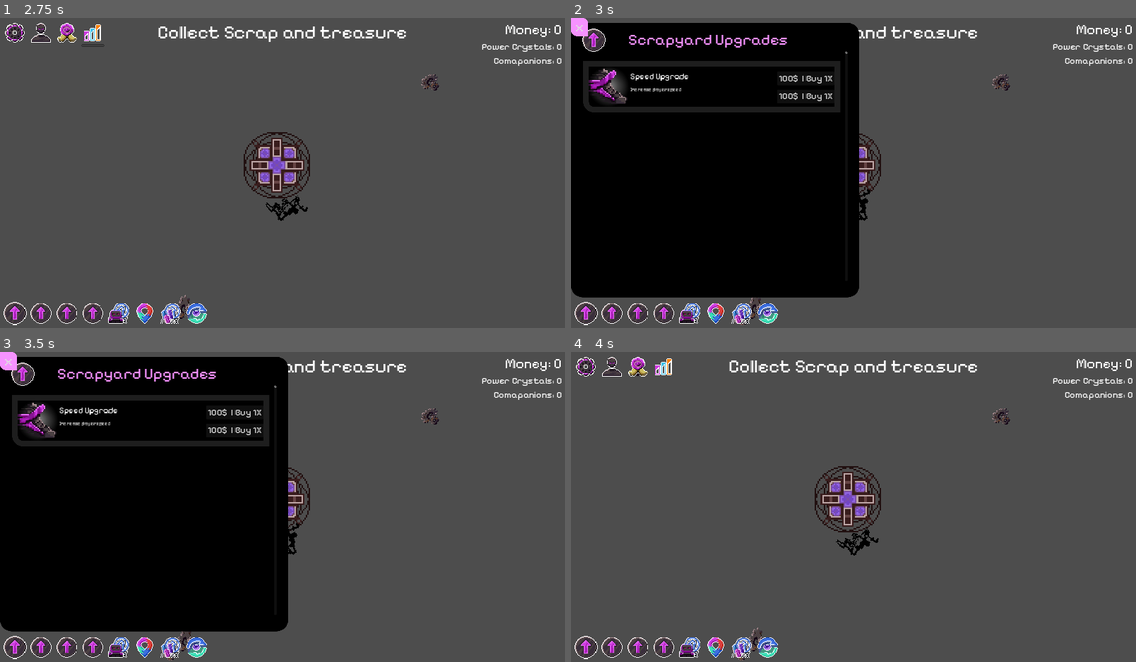
Above: before the commit, frames 1-4 (two rows, left to right).
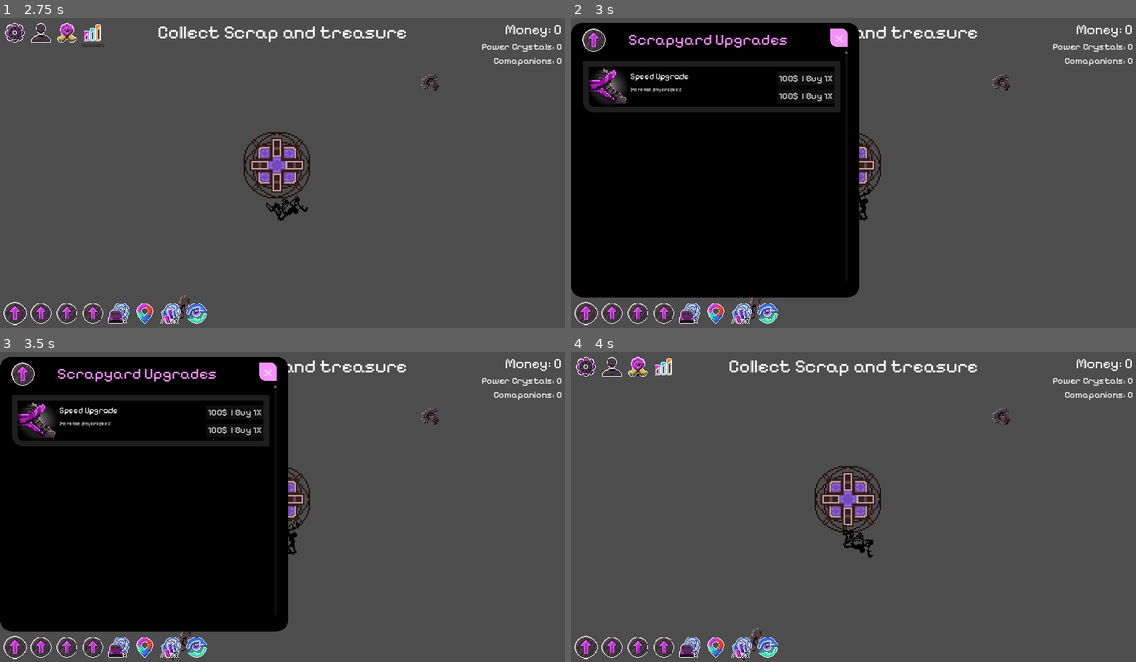
Above: after the commit, the same moments.

Repository: NathanHeaton/Robo-revolution
Game: Godot game, scene res://main.tscn
The game is run twice, just before and just after one commit, with the same random seed, the same clock (stepped at 60 frames per second) and the same inputs.
Inputs (mouse positions are in pixels of both pictures, inside the frame that each line leads up to):
- Up to frame 1 (2.75 s): click (39, 33) at 0.5 s; click (67, 33) at 1.25 s; click (90, 33) at 2 s
- Up to frame 2 (3 s): click (587, 312) at 2.75 s
- Up to frame 3 (3.5 s): no input
- Up to frame 4 (4 s): click "x" at 3.5 s

Frame 1 is identical in both runs. In frame 2, 0.3% of the frame differs, in the area x 0-49%, y 0-10%; in frame 3, 0.3%; in frame 4, 0.2%.

Commit message:
fixed X button bug

Diff:
--- a/robo-revolution/hud.tscn
+++ b/robo-revolution/hud.tscn
@@ -66,22 +66,22 @@
 atlas = ExtResource("3_80ti6")
 region = Rect2(0, 0, 32, 32)
 
+[sub_resource type="StyleBoxFlat" id="StyleBoxFlat_m04em"]
+bg_color = Color(0.117647, 0.117647, 0.117647, 1)
+corner_radius_bottom_left = 40
+
+[sub_resource type="StyleBoxFlat" id="StyleBoxFlat_yogin"]
+bg_color = Color(0, 0, 0, 1)
+corner_radius_bottom_left = 20
+
+[sub_resource type="AtlasTexture" id="AtlasTexture_ss25v"]
+atlas = ExtResource("5_xomnu")
+region = Rect2(0, 0, 32, 32)
+
 [sub_resource type="StyleBoxFlat" id="StyleBoxFlat_j4ens"]
 bg_color = Color(0.964706, 0.572549, 1, 1)
 corner_radius_top_right = 20
 corner_radius_bottom_left = 20
-
-[sub_resource type="StyleBoxFlat" id="StyleBoxFlat_m04em"]
-bg_color = Color(0.117647, 0.117647, 0.117647, 1)
-corner_radius_bottom_left = 40
-
-[sub_resource type="StyleBoxFlat" id="StyleBoxFlat_yogin"]
-bg_color = Color(0, 0, 0, 1)
-corner_radius_bottom_left = 20
-
-[sub_resource type="AtlasTexture" id="AtlasTexture_ss25v"]
-atlas = ExtResource("5_xomnu")
-region = Rect2(0, 0, 32, 32)
 
 [node name="HUD" type="Control"]
 layout_mode = 3
@@ -294,135 +294,138 @@
 theme_override_font_sizes/font_size = 54
 text = "Scrapyard Upgrades"
 
-[node name="Scrapyard_Close_Button" type="Button" parent="Scrapyard_upgrade_panel/MarginContainer"]
-top_level = true
+[node name="Upgrades_Section_Scrapyard" type="VBoxContainer" parent="Scrapyard_upgrade_panel/MarginContainer"]
+layout_mode = 2
+
+[node name="MarginContainer" type="MarginContainer" parent="Scrapyard_upgrade_panel/MarginContainer/Upgrades_Section_Scrapyard"]
+layout_mode = 2
+theme_override_constants/margin_top = 80
+
+[node name="VScrollBar" type="VScrollBar" parent="Scrapyard_upgrade_panel/MarginContainer/Upgrades_Section_Scrapyard/MarginContainer"]
+custom_minimum_size = Vector2(0, 800)
+layout_mode = 2
+size_flags_horizontal = 8
+
+[node name="Upgrades" type="VBoxContainer" parent="Scrapyard_upgrade_panel/MarginContainer/Upgrades_Section_Scrapyard/MarginContainer/VScrollBar"]
+custom_minimum_size = Vector2(0, 800)
+layout_mode = 1
+anchors_preset = 15
+anchor_right = 1.0
+anchor_bottom = 1.0
+offset_left = -908.0
+offset_top = 33.0
+offset_right = -23.0
+offset_bottom = 33.0
+grow_horizontal = 2
+grow_vertical = 2
+
+[node name="Speed_Upgrade" type="Panel" parent="Scrapyard_upgrade_panel/MarginContainer/Upgrades_Section_Scrapyard/MarginContainer/VScrollBar/Upgrades"]
+custom_minimum_size = Vector2(0, 180)
+layout_mode = 2
+theme_override_styles/panel = SubResource("StyleBoxFlat_m04em")
+
+[node name="MarginContainer" type="MarginContainer" parent="Scrapyard_upgrade_panel/MarginContainer/Upgrades_Section_Scrapyard/MarginContainer/VScrollBar/Upgrades/Speed_Upgrade"]
+layout_mode = 1
+anchors_preset = 15
+anchor_right = 1.0
+anchor_bottom = 1.0
+grow_horizontal = 2
+grow_vertical = 2
+theme_override_constants/margin_left = 20
+theme_override_constants/margin_top = 20
+theme_override_constants/margin_right = 20
+theme_override_constants/margin_bottom = 20
+
+[node name="Speed_Upgarde_Content_Panel" type="Panel" parent="Scrapyard_upgrade_panel/MarginContainer/Upgrades_Section_Scrapyard/MarginContainer/VScrollBar/Upgrades/Speed_Upgrade/MarginContainer"]
+layout_mode = 2
+theme_override_styles/panel = SubResource("StyleBoxFlat_yogin")
+
+[node name="Speed_Upgarde_Content" type="HBoxContainer" parent="Scrapyard_upgrade_panel/MarginContainer/Upgrades_Section_Scrapyard/MarginContainer/VScrollBar/Upgrades/Speed_Upgrade/MarginContainer/Speed_Upgarde_Content_Panel"]
+layout_mode = 1
+anchors_preset = 15
+anchor_right = 1.0
+anchor_bottom = 1.0
+grow_horizontal = 2
+grow_vertical = 2
+
+[node name="Speed_Upgrade_Icon" type="TextureRect" parent="Scrapyard_upgrade_panel/MarginContainer/Upgrades_Section_Scrapyard/MarginContainer/VScrollBar/Upgrades/Speed_Upgrade/MarginContainer/Speed_Upgarde_Content_Panel/Speed_Upgarde_Content"]
+z_as_relative = false
+layout_mode = 2
+size_flags_horizontal = 4
+texture = SubResource("AtlasTexture_ss25v")
+expand_mode = 3
+
+[node name="Background_Glow" type="TextureRect" parent="Scrapyard_upgrade_panel/MarginContainer/Upgrades_Section_Scrapyard/MarginContainer/VScrollBar/Upgrades/Speed_Upgrade/MarginContainer/Speed_Upgarde_Content_Panel/Speed_Upgarde_Content/Speed_Upgrade_Icon"]
+modulate = Color(1, 1, 1, 0.72549)
+show_behind_parent = true
+z_as_relative = false
+layout_mode = 1
+anchors_preset = 15
+anchor_right = 1.0
+anchor_bottom = 1.0
+grow_horizontal = 2
+grow_vertical = 2
+texture = ExtResource("6_f8eli")
+expand_mode = 1
+
+[node name="VBoxContainer" type="VBoxContainer" parent="Scrapyard_upgrade_panel/MarginContainer/Upgrades_Section_Scrapyard/MarginContainer/VScrollBar/Upgrades/Speed_Upgrade/MarginContainer/Speed_Upgarde_Content_Panel/Speed_Upgarde_Content"]
+layout_mode = 2
+theme_override_constants/separation = 15
+
+[node name="seperator" type="Control" parent="Scrapyard_upgrade_panel/MarginContainer/Upgrades_Section_Scrapyard/MarginContainer/VScrollBar/Upgrades/Speed_Upgrade/MarginContainer/Speed_Upgarde_Content_Panel/Speed_Upgarde_Content/VBoxContainer"]
+layout_mode = 2
+
+[node name="Speed_Title" type="Label" parent="Scrapyard_upgrade_panel/MarginContainer/Upgrades_Section_Scrapyard/MarginContainer/VScrollBar/Upgrades/Speed_Upgrade/MarginContainer/Speed_Upgarde_Content_Panel/Speed_Upgarde_Content/VBoxContainer"]
+layout_mode = 2
+theme_override_fonts/font = ExtResource("2_31lgq")
+theme_override_font_sizes/font_size = 28
+text = "Speed Upgrade"
+
+[node name="Speed_Description" type="Label" parent="Scrapyard_upgrade_panel/MarginContainer/Upgrades_Section_Scrapyard/MarginContainer/VScrollBar/Upgrades/Speed_Upgrade/MarginContainer/Speed_Upgarde_Content_Panel/Speed_Upgarde_Content/VBoxContainer"]
+layout_mode = 2
+theme_override_colors/font_color = Color(0.85098, 0.85098, 0.85098, 1)
+text = "Increase player speed
+"
+
+[node name="VBoxContainer" type="VBoxContainer" parent="Scrapyard_upgrade_panel/MarginContainer/Upgrades_Section_Scrapyard/MarginContainer/VScrollBar/Upgrades/Speed_Upgrade/MarginContainer/Speed_Upgarde_Content_Panel"]
+layout_mode = 1
+anchors_preset = 3
+anchor_left = 1.0
+anchor_top = 1.0
+anchor_right = 1.0
+anchor_bottom = 1.0
+offset_left = -197.0
+offset_top = -124.0
+grow_horizontal = 0
+grow_vertical = 0
+theme_override_constants/separation = 15
+
+[node name="Button" type="Button" parent="Scrapyard_upgrade_panel/MarginContainer/Upgrades_Section_Scrapyard/MarginContainer/VScrollBar/Upgrades/Speed_Upgrade/MarginContainer/Speed_Upgarde_Content_Panel/VBoxContainer"]
+layout_mode = 2
+theme_override_fonts/font = ExtResource("2_31lgq")
+theme_override_font_sizes/font_size = 32
+text = "100$  | Buy 1X"
+
+[node name="Button2" type="Button" parent="Scrapyard_upgrade_panel/MarginContainer/Upgrades_Section_Scrapyard/MarginContainer/VScrollBar/Upgrades/Speed_Upgrade/MarginContainer/Speed_Upgarde_Content_Panel/VBoxContainer"]
+layout_mode = 2
+theme_override_font_sizes/font_size = 32
+text = "100$  | Buy 1X"
+
+[node name="Scrapyard_Close_Button" type="Button" parent="Scrapyard_upgrade_panel"]
+clip_children = 2
 z_index = 2
-z_as_relative = false
 custom_minimum_size = Vector2(60, 60)
 layout_mode = 2
+offset_left = 900.0
+offset_top = 20.0
+offset_right = 960.0
+offset_bottom = 80.0
 size_flags_horizontal = 8
 size_flags_vertical = 0
 theme_override_font_sizes/font_size = 50
 theme_override_styles/normal = SubResource("StyleBoxFlat_j4ens")
 text = "x"
 
-[node name="Upgrades_Section_Scrapyard" type="VBoxContainer" parent="Scrapyard_upgrade_panel/MarginContainer"]
-layout_mode = 2
-
-[node name="MarginContainer" type="MarginContainer" parent="Scrapyard_upgrade_panel/MarginContainer/Upgrades_Section_Scrapyard"]
-layout_mode = 2
-theme_override_constants/margin_top = 80
-
-[node name="VScrollBar" type="VScrollBar" parent="Scrapyard_upgrade_panel/MarginContainer/Upgrades_Section_Scrapyard/MarginContainer"]
-custom_minimum_size = Vector2(0, 800)
-layout_mode = 2
-size_flags_horizontal = 8
-
-[node name="Upgrades" type="VBoxContainer" parent="Scrapyard_upgrade_panel/MarginContainer/Upgrades_Section_Scrapyard/MarginContainer/VScrollBar"]
-custom_minimum_size = Vector2(0, 800)
-layout_mode = 1
-anchors_preset = 15
-anchor_right = 1.0
-anchor_bottom = 1.0
-offset_left = -908.0
-offset_top = 33.0
-offset_right = -23.0
-offset_bottom = 33.0
-grow_horizontal = 2
-grow_vertical = 2
-
-[node name="Speed_Upgrade" type="Panel" parent="Scrapyard_upgrade_panel/MarginContainer/Upgrades_Section_Scrapyard/MarginContainer/VScrollBar/Upgrades"]
-custom_minimum_size = Vector2(0, 180)
-layout_mode = 2
-theme_override_styles/panel = SubResource("StyleBoxFlat_m04em")
-
-[node name="MarginContainer" type="MarginContainer" parent="Scrapyard_upgrade_panel/MarginContainer/Upgrades_Section_Scrapyard/MarginContainer/VScrollBar/Upgrades/Speed_Upgrade"]
-layout_mode = 1
-anchors_preset = 15
-anchor_right = 1.0
-anchor_bottom = 1.0
-grow_horizontal = 2
-grow_vertical = 2
-theme_override_constants/margin_left = 20
-theme_override_constants/margin_top = 20
-theme_override_constants/margin_right = 20
-theme_override_constants/margin_bottom = 20
-
-[node name="Speed_Upgarde_Content_Panel" type="Panel" parent="Scrapyard_upgrade_panel/MarginContainer/Upgrades_Section_Scrapyard/MarginContainer/VScrollBar/Upgrades/Speed_Upgrade/MarginContainer"]
-layout_mode = 2
-theme_override_styles/panel = SubResource("StyleBoxFlat_yogin")
-
-[node name="Speed_Upgarde_Content" type="HBoxContainer" parent="Scrapyard_upgrade_panel/MarginContainer/Upgrades_Section_Scrapyard/MarginContainer/VScrollBar/Upgrades/Speed_Upgrade/MarginContainer/Speed_Upgarde_Content_Panel"]
-layout_mode = 1
-anchors_preset = 15
-anchor_right = 1.0
-anchor_bottom = 1.0
-grow_horizontal = 2
-grow_vertical = 2
-
-[node name="Speed_Upgrade_Icon" type="TextureRect" parent="Scrapyard_upgrade_panel/MarginContainer/Upgrades_Section_Scrapyard/MarginContainer/VScrollBar/Upgrades/Speed_Upgrade/MarginContainer/Speed_Upgarde_Content_Panel/Speed_Upgarde_Content"]
-z_as_relative = false
-layout_mode = 2
-size_flags_horizontal = 4
-texture = SubResource("AtlasTexture_ss25v")
-expand_mode = 3
-
-[node name="Background_Glow" type="TextureRect" parent="Scrapyard_upgrade_panel/MarginContainer/Upgrades_Section_Scrapyard/MarginContainer/VScrollBar/Upgrades/Speed_Upgrade/MarginContainer/Speed_Upgarde_Content_Panel/Speed_Upgarde_Content/Speed_Upgrade_Icon"]
-modulate = Color(1, 1, 1, 0.72549)
-show_behind_parent = true
-z_as_relative = false
-layout_mode = 1
-anchors_preset = 15
-anchor_right = 1.0
-anchor_bottom = 1.0
-grow_horizontal = 2
-grow_vertical = 2
-texture = ExtResource("6_f8eli")
-expand_mode = 1
-
-[node name="VBoxContainer" type="VBoxContainer" parent="Scrapyard_upgrade_panel/MarginContainer/Upgrades_Section_Scrapyard/MarginContainer/VScrollBar/Upgrades/Speed_Upgrade/MarginContainer/Speed_Upgarde_Content_Panel/Speed_Upgarde_Content"]
-layout_mode = 2
-theme_override_constants/separation = 15
-
-[node name="seperator" type="Control" parent="Scrapyard_upgrade_panel/MarginContainer/Upgrades_Section_Scrapyard/MarginContainer/VScrollBar/Upgrades/Speed_Upgrade/MarginContainer/Speed_Upgarde_Content_Panel/Speed_Upgarde_Content/VBoxContainer"]
-layout_mode = 2
-
-[node name="Speed_Title" type="Label" parent="Scrapyard_upgrade_panel/MarginContainer/Upgrades_Section_Scrapyard/MarginContainer/VScrollBar/Upgrades/Speed_Upgrade/MarginContainer/Speed_Upgarde_Content_Panel/Speed_Upgarde_Content/VBoxContainer"]
-layout_mode = 2
-theme_override_fonts/font = ExtResource("2_31lgq")
-theme_override_font_sizes/font_size = 28
-text = "Speed Upgrade"
-
-[node name="Speed_Description" type="Label" parent="Scrapyard_upgrade_panel/MarginContainer/Upgrades_Section_Scrapyard/MarginContainer/VScrollBar/Upgrades/Speed_Upgrade/MarginContainer/Speed_Upgarde_Content_Panel/Speed_Upgarde_Content/VBoxContainer"]
-layout_mode = 2
-theme_override_colors/font_color = Color(0.85098, 0.85098, 0.85098, 1)
-text = "Increase player speed
-"
-
-[node name="VBoxContainer" type="VBoxContainer" parent="Scrapyard_upgrade_panel/MarginContainer/Upgrades_Section_Scrapyard/MarginContainer/VScrollBar/Upgrades/Speed_Upgrade/MarginContainer/Speed_Upgarde_Content_Panel"]
-layout_mode = 1
-anchors_preset = 3
-anchor_left = 1.0
-anchor_top = 1.0
-anchor_right = 1.0
-anchor_bottom = 1.0
-offset_left = -197.0
-offset_top = -124.0
-grow_horizontal = 0
-grow_vertical = 0
-theme_override_constants/separation = 15
-
-[node name="Button" type="Button" parent="Scrapyard_upgrade_panel/MarginContainer/Upgrades_Section_Scrapyard/MarginContainer/VScrollBar/Upgrades/Speed_Upgrade/MarginContainer/Speed_Upgarde_Content_Panel/VBoxContainer"]
-layout_mode = 2
-theme_override_fonts/font = ExtResource("2_31lgq")
-theme_override_font_sizes/font_size = 32
-text = "100$  | Buy 1X"
-
-[node name="Button2" type="Button" parent="Scrapyard_upgrade_panel/MarginContainer/Upgrades_Section_Scrapyard/MarginContainer/VScrollBar/Upgrades/Speed_Upgrade/MarginContainer/Speed_Upgarde_Content_Panel/VBoxContainer"]
-layout_mode = 2
-theme_override_font_sizes/font_size = 32
-text = "100$  | Buy 1X"
-
 [connection signal="timeout" from="Message_Timer" to="." method="_on_message_timer_timeout"]
 [connection signal="toggled" from="MarginContainer/upgrades_Locations_nav/Scrapyard_Upgrades" to="." method="_on_scrapyard_upgrades_toggled"]
-[connection signal="pressed" from="Scrapyard_upgrade_panel/MarginContainer/Scrapyard_Close_Button" to="." method="_on_scrapyard_close_button_pressed"]
+[connection signal="pressed" from="Scrapyard_upgrade_panel/Scrapyard_Close_Button" to="." method="_on_scrapyard_close_button_pressed"]
